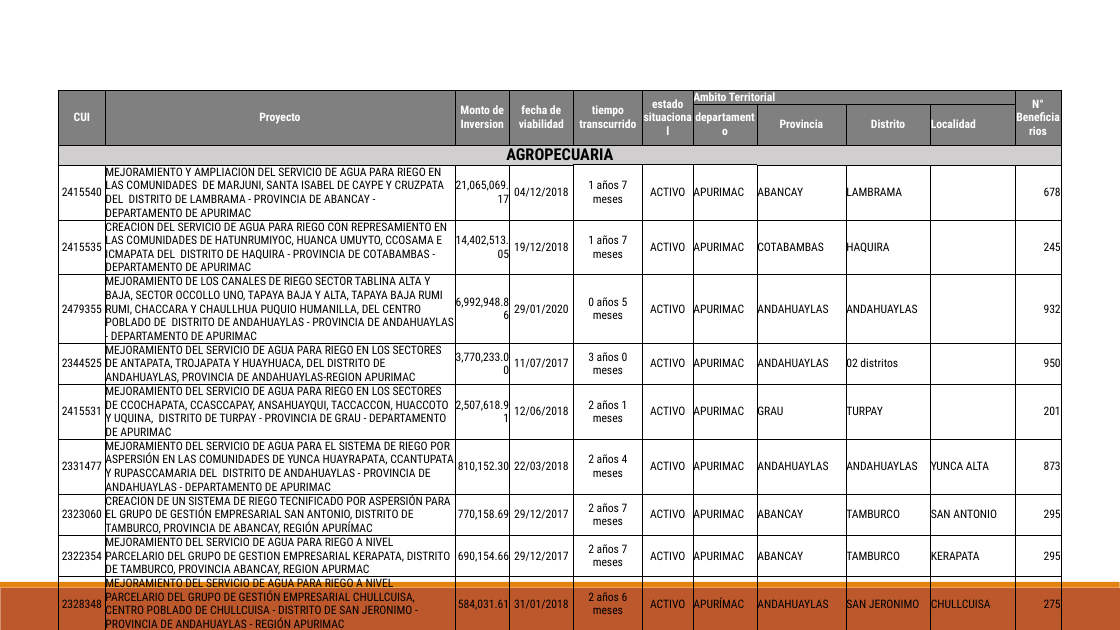
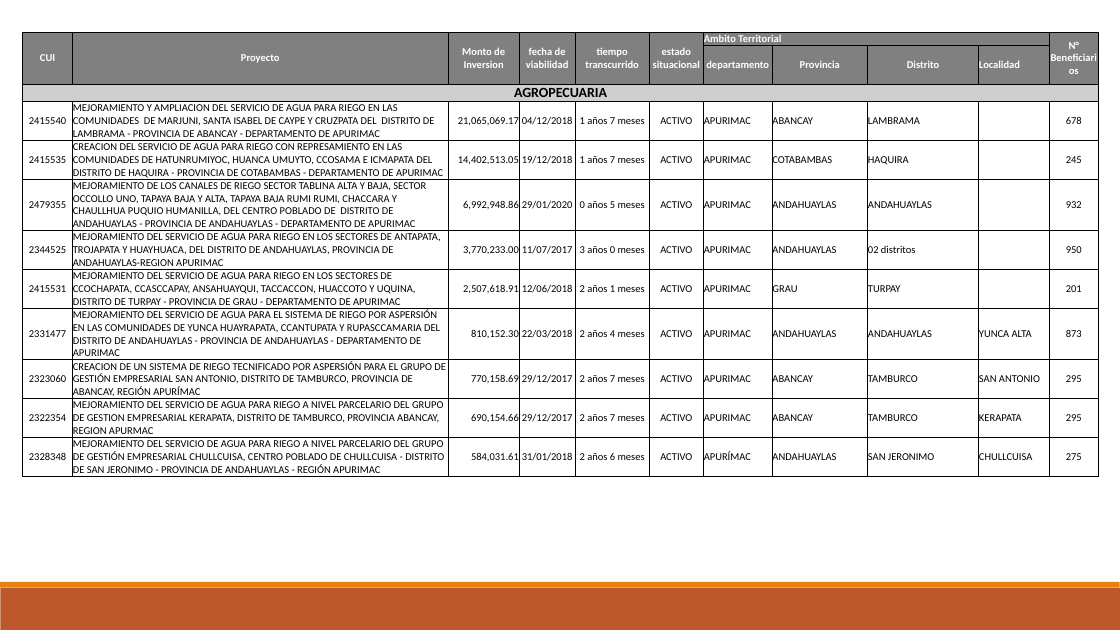
Before and after one commit to ORFEI-GRAP/Gestion-ORFEI, a slide deck: slide 2 of Estadistica Proyectos/Estadisticas PROYECTOS ACTIVOS POR FUNCION.pptx. Drawn at 1120x630 pixels with LibreOffice and Linux fonts; fonts in the diff are those of the drawing. Boxes give left, top, right and bottom in pixels: in the first picture for what was removed or moved away, otherwise in the second. Text is boxed around its words. In the diff, an @@ line names an element or a change of style, - is before the commit and + after.

```diff
--- a/Estadistica Proyectos/Estadisticas PROYECTOS ACTIVOS POR FUNCION.pptx
+++ b/Estadistica Proyectos/Estadisticas PROYECTOS ACTIVOS POR FUNCION.pptx
@@ table at <box>23,32,1099,477</box> @@
@@ size 10 to 9 pt, font Roboto Condensed to Calibri @@
@@ size 14 to 12 pt in "AGROPECUARIA" @@
@@ alignment right to centre @@
@@ borders changed @@
@@ table: place and size @@
-table at <box>59,90,1062,630</box>
+table at <box>23,32,1099,477</box>
```
Also in this commit, not shown: 6 other slides changed.
